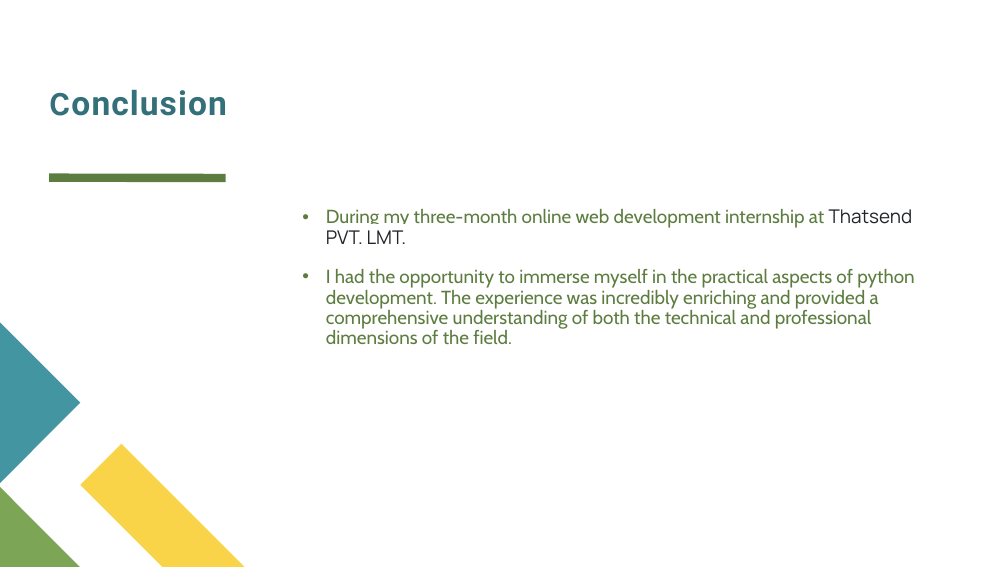
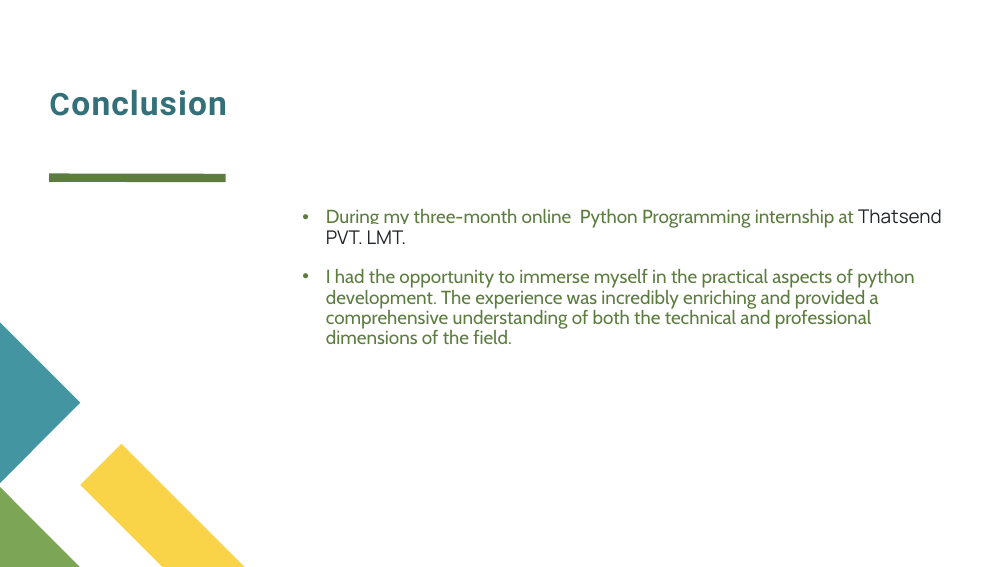
Before and after one commit to AYUSHIPATEL123/lotus, a slide deck: slide 12 of Wineterinternship.pptx. Drawn at 1008x567 pixels with LibreOffice and Linux fonts; fonts in the diff are those of the drawing. Boxes give left, top, right and bottom in pixels: in the first picture for what was removed or moved away, otherwise in the second. Text is boxed around its words. In the diff, an @@ line names an element or a change of style, - is before the commit and + after.

```diff
--- a/Wineterinternship.pptx
+++ b/Wineterinternship.pptx
@@ text at [326, 209, 942, 244]: text changed @@
-• During my three-month online web development internship at Thatsend PVT. LMT.
+• During my three-month online Python Programming internship at Thatsend PVT. LMT.
```
Also in this commit, not shown: 2 other slides changed, 11 other files.
